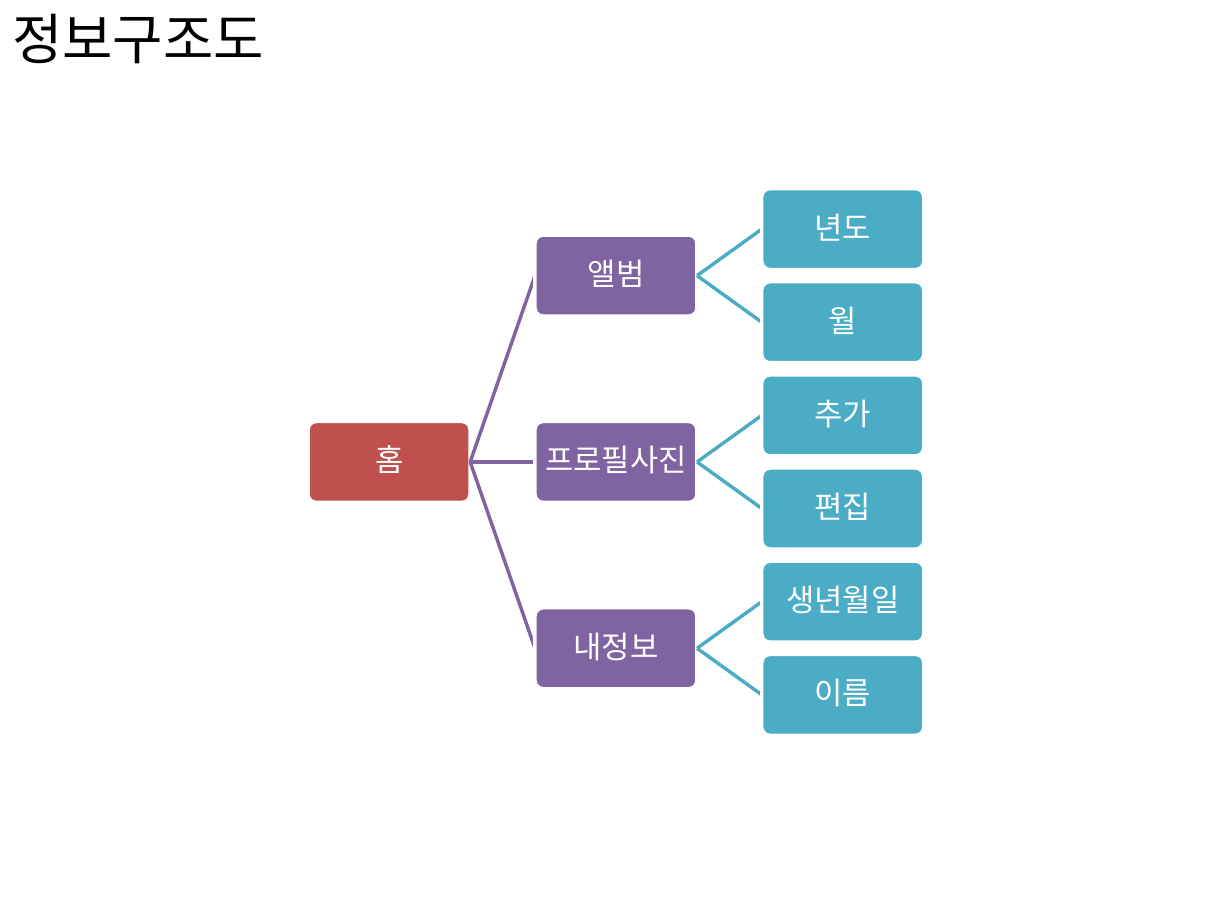
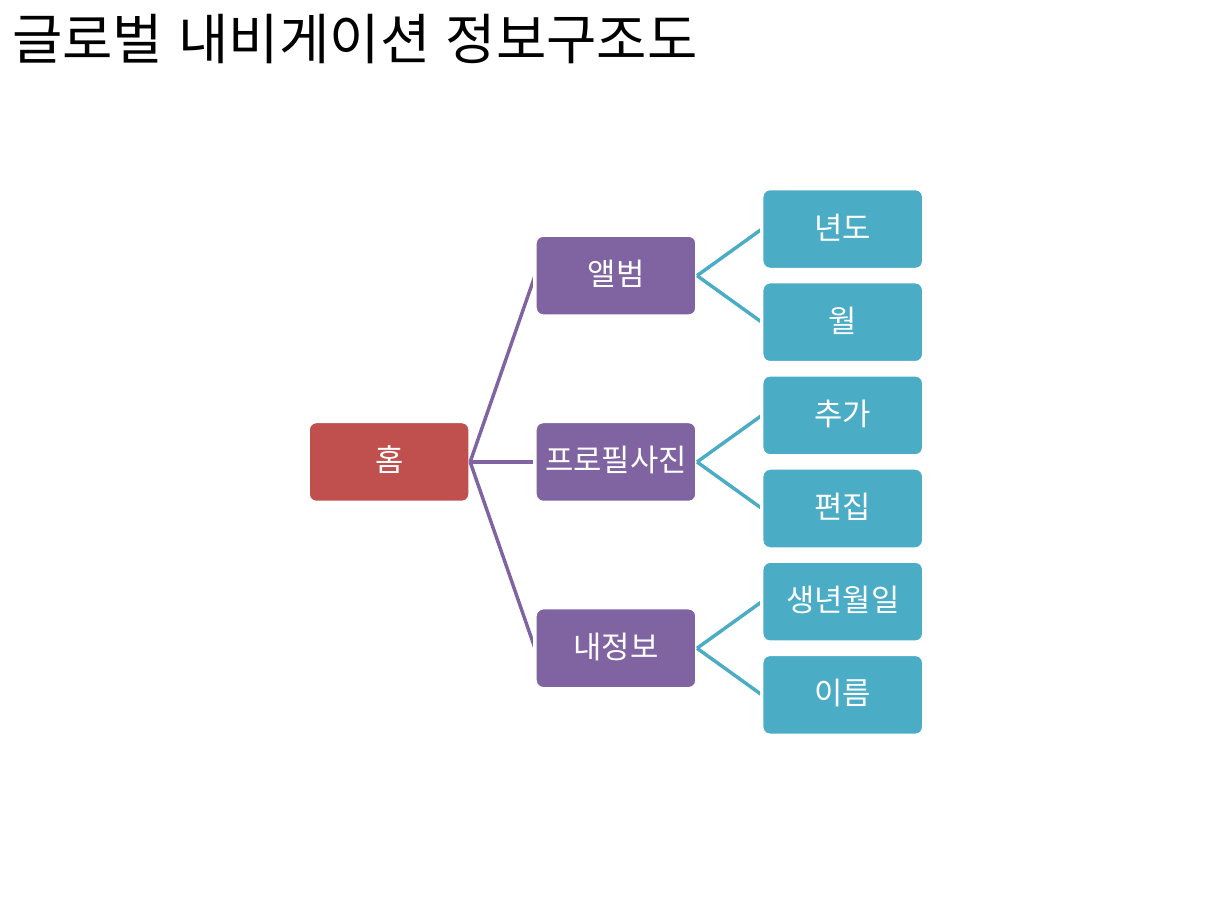
Before and after one commit to gns11/ex, a slide deck: slide 2 of UI 아키텍처 설계-안종훈.pptx. Drawn at 1232x924 pixels with LibreOffice and Linux fonts; fonts in the diff are those of the drawing. Boxes give left, top, right and bottom in pixels: in the first picture for what was removed or moved away, otherwise in the second. Text is boxed around its words. In the diff, an @@ line names an element or a change of style, - is before the commit and + after.

```diff
--- a/UI 아키텍처 설계-안종훈.pptx
+++ b/UI 아키텍처 설계-안종훈.pptx
@@ text at <box>12,13,698,64</box>: text changed @@
-정보구조도
+글로벌 내비게이션 정보구조도
```
Also in this commit, not shown: 2 other slides changed.
